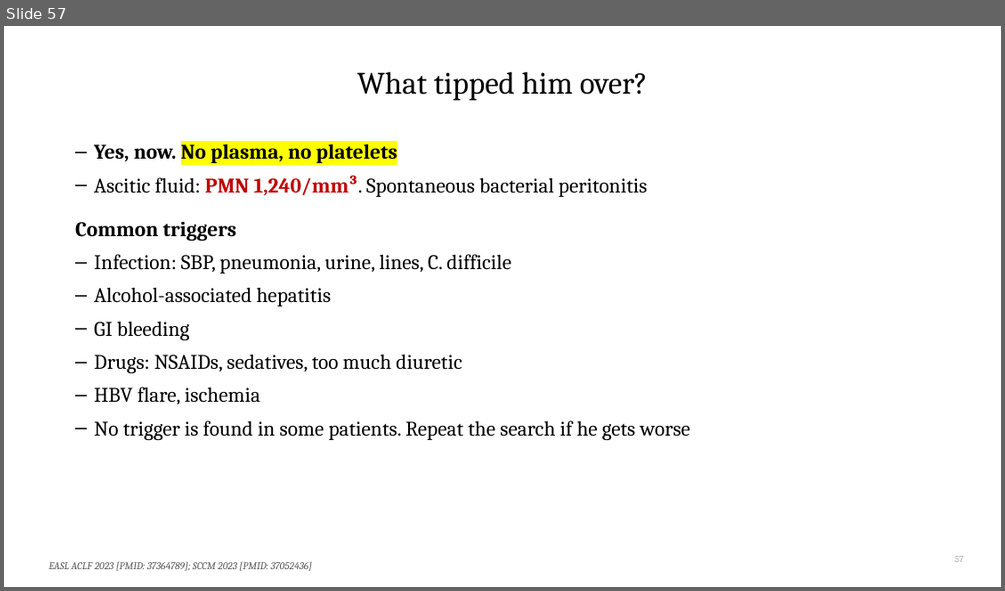
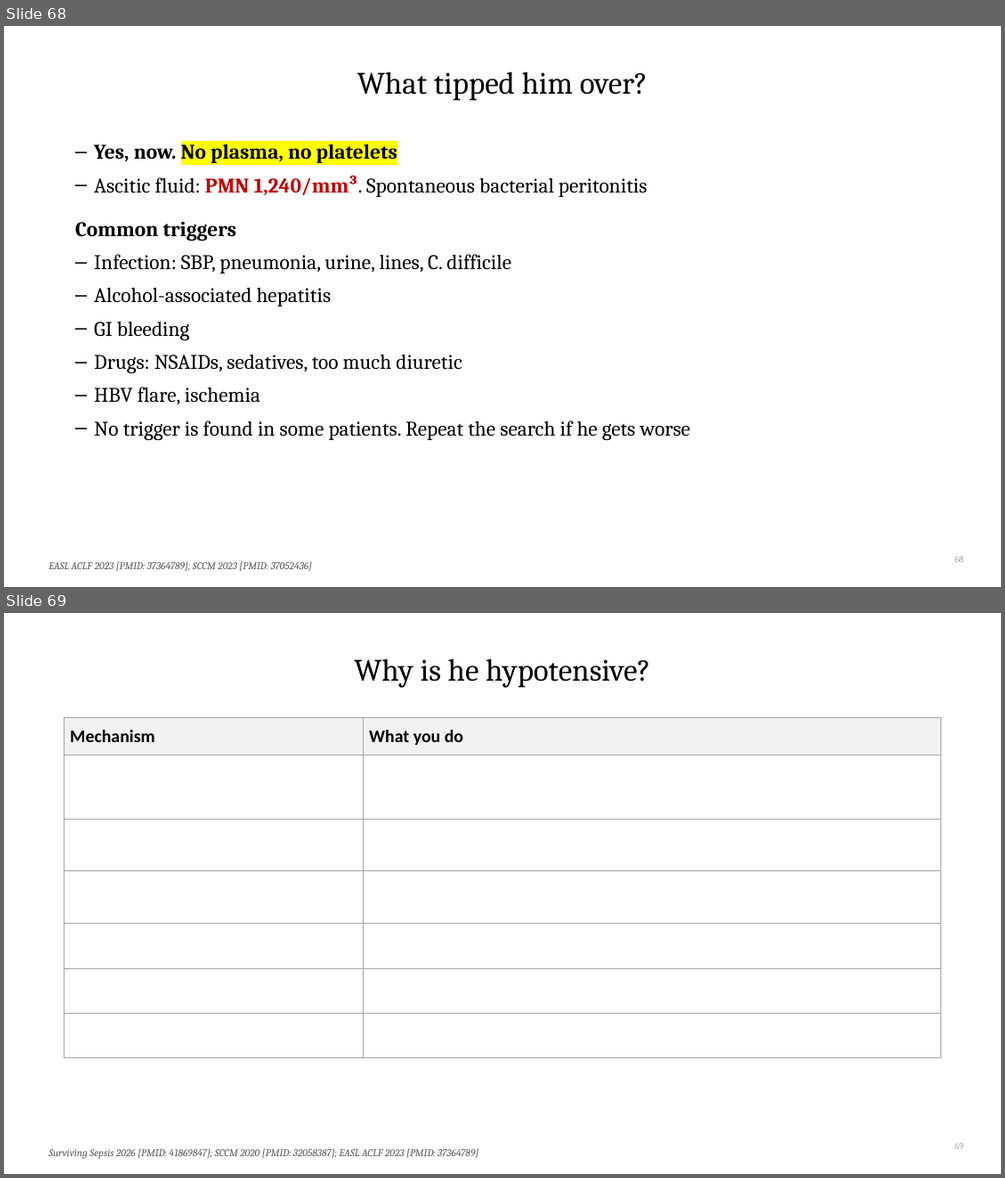
Before and after one commit to qaddodi/mohammad-almeqdadi-lectures, a slide deck: lectures/acute-liver-failure-aclf-in-icu/ALF and ACLF in the ICU.pptx. Shown one above the other, each under a label of ours: slide 57 before the commit, slides 68 and 69 after it. The pictures are 1005x591 and 1005x1178 pixels, drawn with LibreOffice and Linux fonts; fonts in the diff are those of the drawing. Boxes give left, top, right and bottom in pixels: in the first picture for what was removed or moved away, otherwise in the second. Text is boxed around its words. In the diff, an @@ line names an element or a change of style, - is before the commit and + after.

```diff
--- a/lectures/acute-liver-failure-aclf-in-icu/ALF and ACLF in the ICU.pptx
+++ b/lectures/acute-liver-failure-aclf-in-icu/ALF and ACLF in the ICU.pptx
@@ slide 69 added at (4, 613, 1001, 1174), background #FFFFFF @@
@@ title added at (354, 658, 650, 688), 30 pt, text #000000 @@
+Why is he hypotensive?
@@ table added at (64, 718, 941, 793), 7 rows, 2 columns @@
+Mechanism | What you do
+ | 
+ | 
+ | 
+ | 
+ | 
+ | 
@@ page number added at (955, 1143, 963, 1149), 9 pt, text #A6A6A6 @@
+69
@@ text added at (48, 1148, 478, 1159), 10 pt, text #595959, italic @@
+Surviving Sepsis 2026 [PMID: 41869847]; SCCM 2020 [PMID: 32058387]; EASL ACLF 2023 [PMID: 37364789]
@@ what was slide 57 is now slide 68 @@
@@ page number at (955, 556, 963, 562): text changed @@
-57
+68
```
Also in this commit, not shown: 10 slides changed, 20 other slides added, 2 other files.
